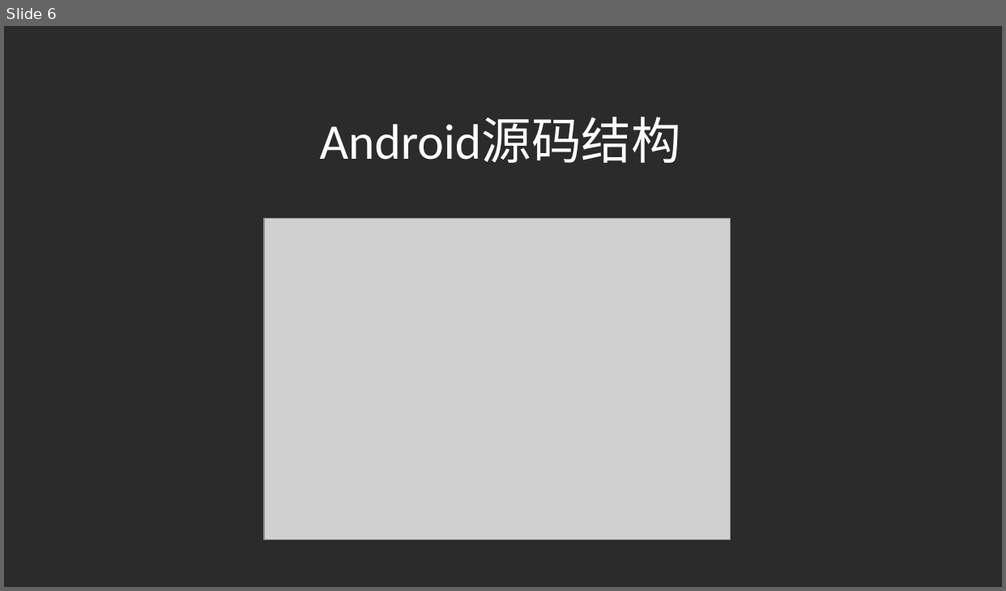
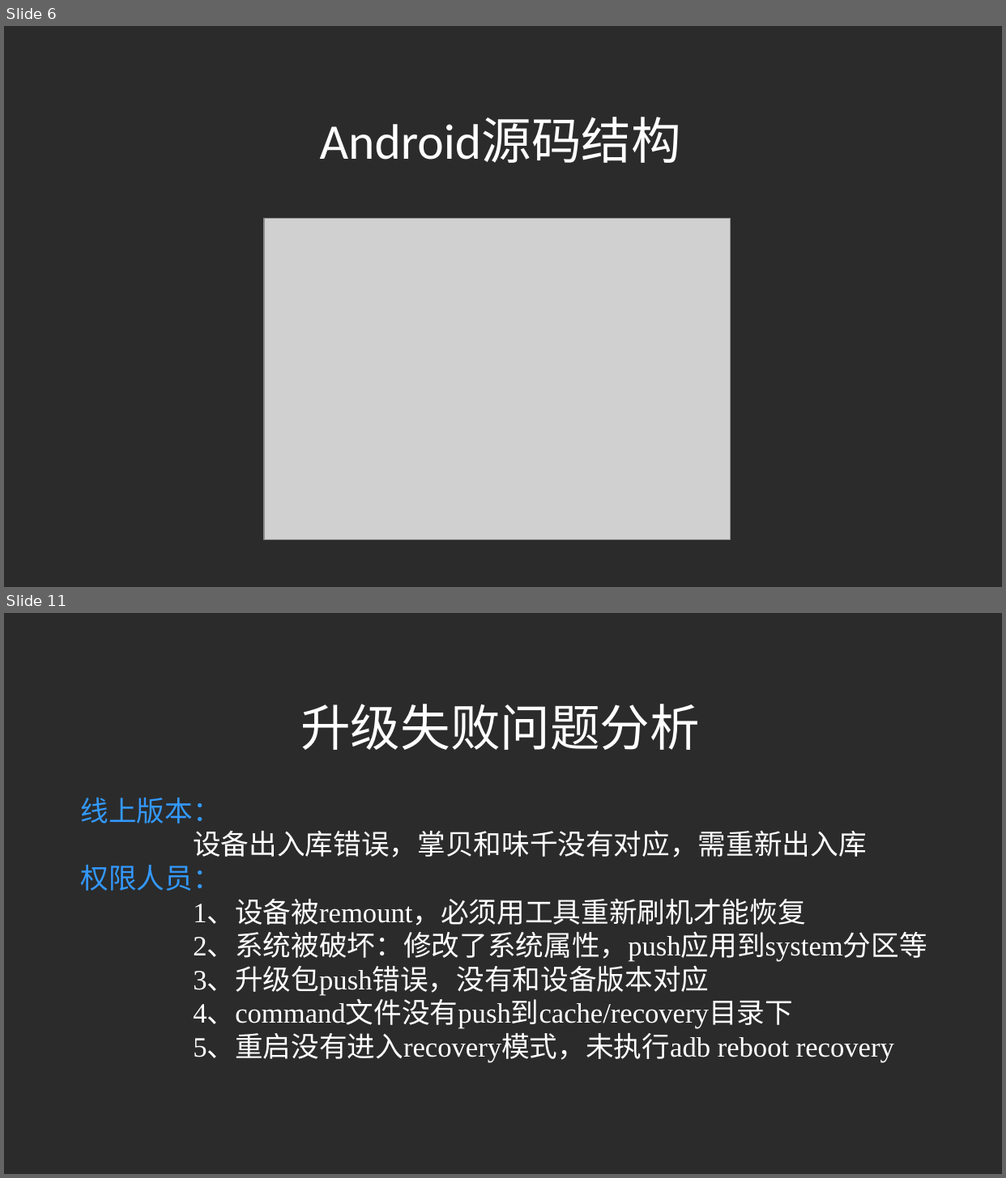
Before and after one commit to liuchangfa/workplace, a slide deck: training/Source/Source.ppt. Shown one above the other, each under a label of ours: slide 6 before the commit, slides 6 and 11 after it; the slides between them are not shown. The pictures are 1006x591 and 1006x1178 pixels, drawn with LibreOffice and Linux fonts; fonts in the diff are those of the drawing; grey boxes stand for pictures; background and template pictures are left out; a plain dark background stands for a picture behind light text. Boxes give left, top, right and bottom in pixels: in the first picture for what was removed or moved away, otherwise in the second. Text is boxed around its words. In the diff, an @@ line names an element or a change of style, - is before the commit and + after.

```diff
--- a/training/Source/Source.ppt
+++ b/training/Source/Source.ppt
@@ slide 11 added at [4,613,1002,1174], background picture (left out) @@
@@ text added at [300,704,700,750], 32 pt, text #FFFFFF @@
+升级失败问题分析
@@ text added at [81,798,927,1062], 18 pt, text #FFFFFF @@
+线上版本：
+设备出入库错误，掌贝和味千没有对应，需重新出入库
+权限人员：
+1、设备被remount，必须用工具重新刷机才能恢复
+2、系统被破坏：修改了系统属性，push应用到system分区等
+3、升级包push错误，没有和设备版本对应
+4、command文件没有push到cache/recovery目录下
+5、重启没有进入recovery模式，未执行adb reboot recovery
```
Also in this commit, not shown: 1 slide changed, 5 other slides added, 16 slides removed, 6 other files.
